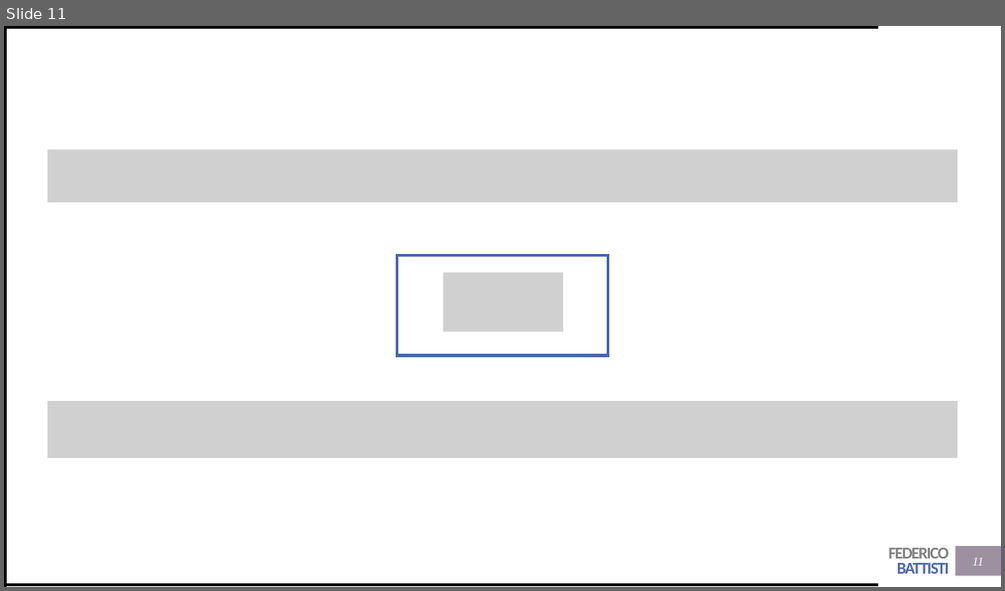
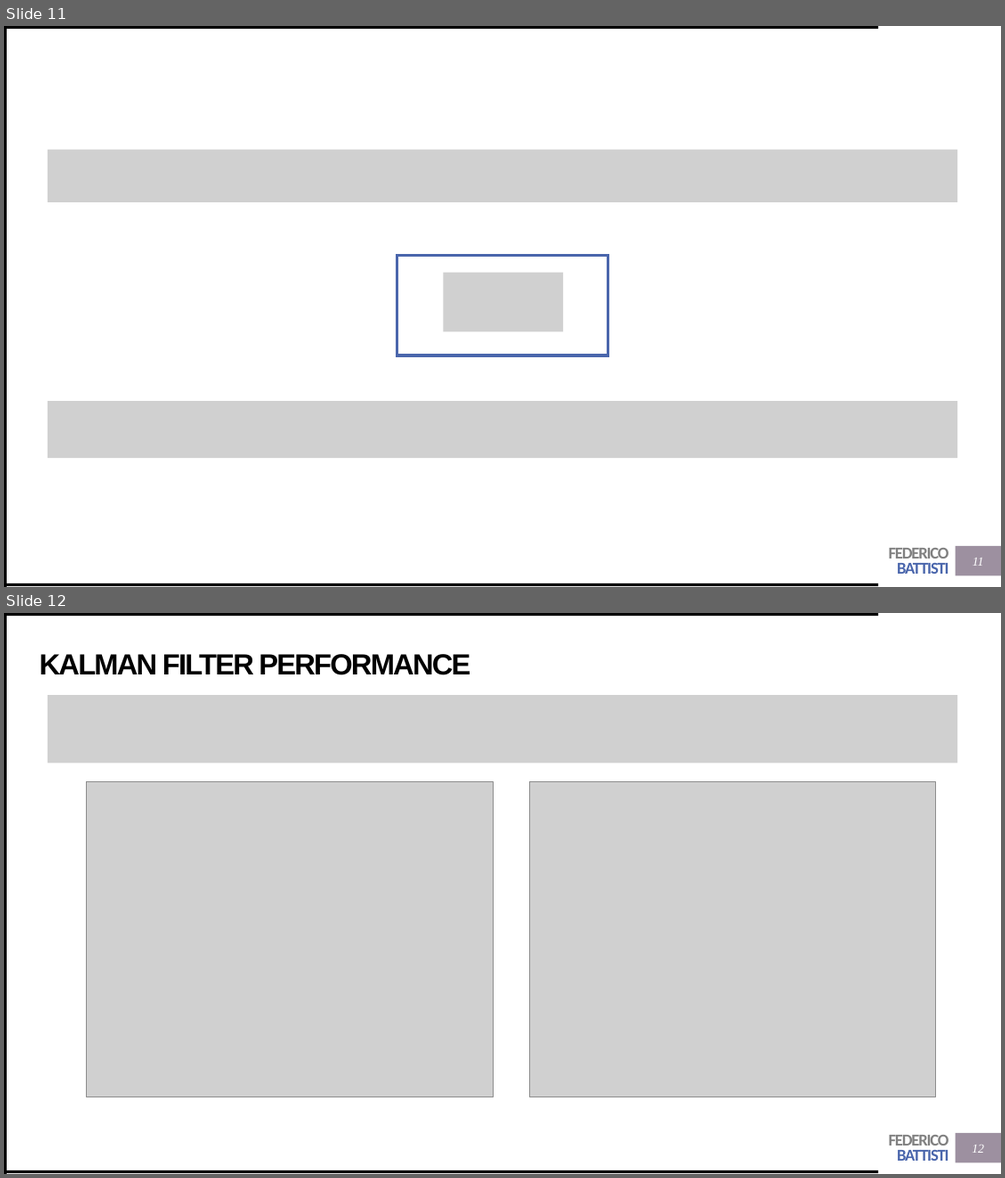
Before and after one commit to Trenchcoat95/OxfordCode, a slide deck: Presentations/Kalman Filter.pptx. Shown one above the other, each under a label of ours: slide 11 before the commit, slides 11 and 12 after it. The pictures are 1005x591 and 1005x1178 pixels, drawn with LibreOffice and Linux fonts; fonts in the diff are those of the drawing; grey boxes stand for pictures. Boxes give left, top, right and bottom in pixels: in the first picture for what was removed or moved away, otherwise in the second. Text is boxed around its words. In the diff, an @@ line names an element or a change of style, - is before the commit and + after.

Commit message:
reorganize and new plots for kalman filter analysis

```diff
--- a/Presentations/Kalman Filter.pptx
+++ b/Presentations/Kalman Filter.pptx
@@ slide 12 added at [4,613,1001,1174], background #FFFFFF; not listed: 5 template elements that a slide beside it also shows @@
@@ title added at [40,654,470,675], 28 pt, text #000000, bold @@
+KALMAN FILTER PERFORMANCE
@@ picture added at [48,695,957,763] @@
@@ picture added at [86,782,493,1097] @@
@@ picture added at [530,782,936,1097] @@
@@ page number added at [971,1144,984,1152], 12 pt, text #FFFFFF, italic @@
+12
```
Also in this commit, not shown: 1 other slide added, 30 other files.
